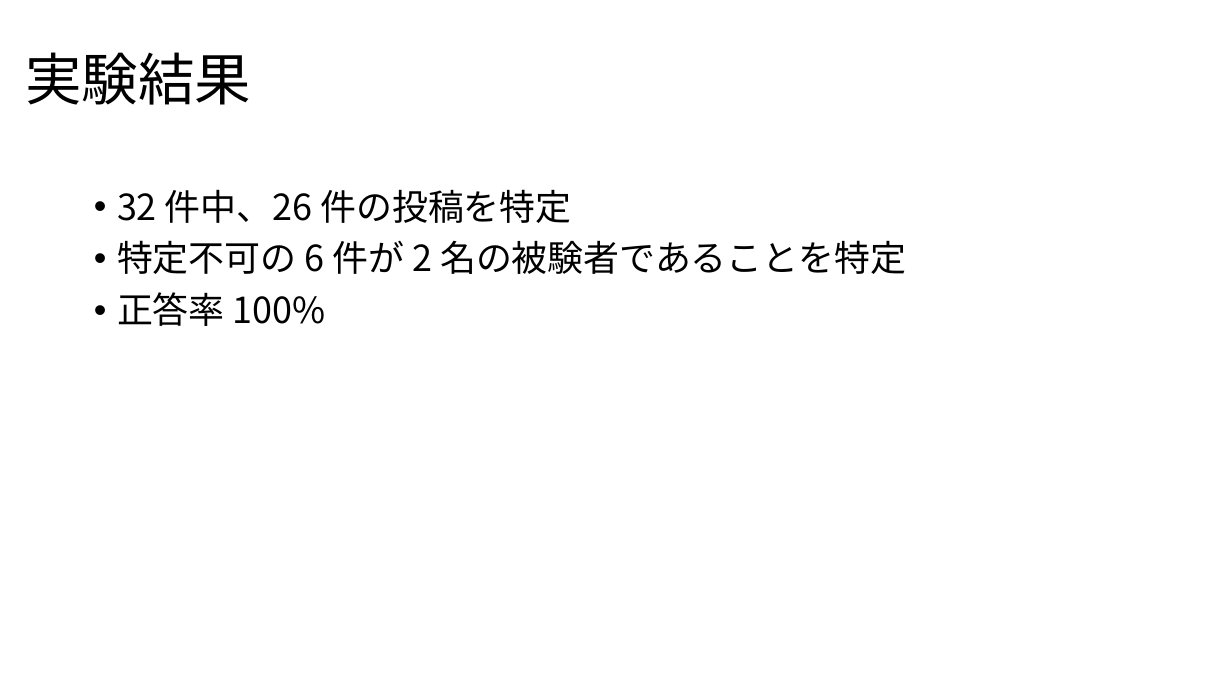
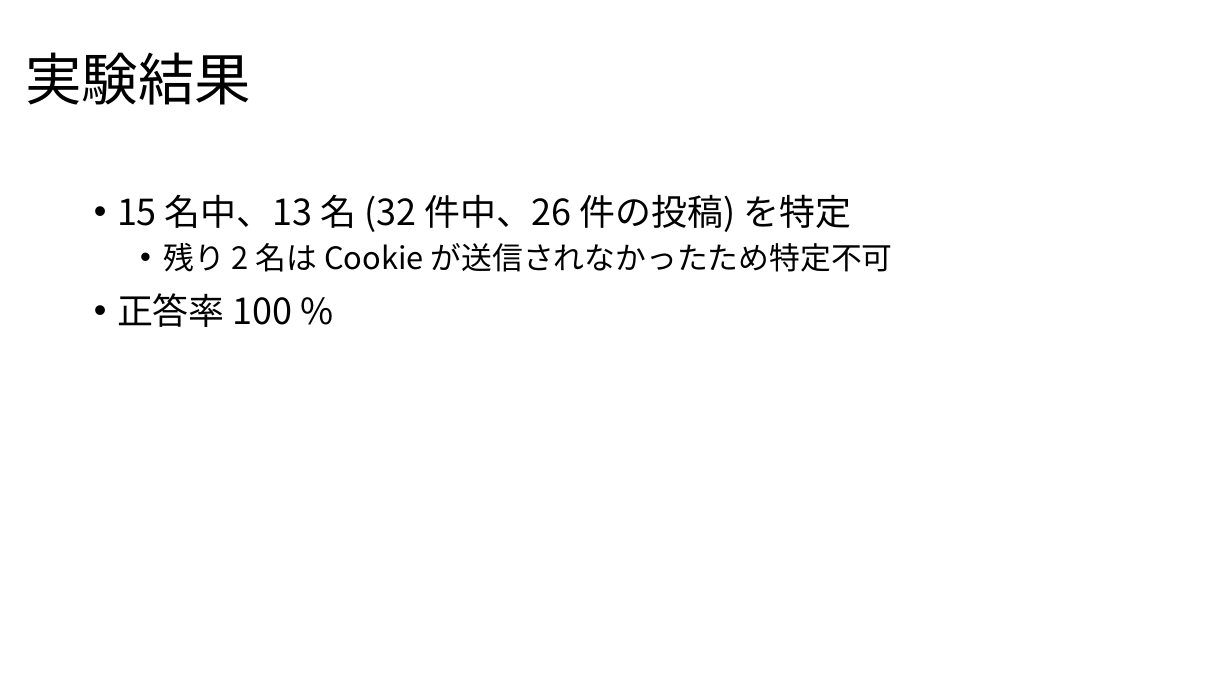
Before and after one commit to noraworld/graduation-thesis, a slide deck: slide 8 of presentation_slides.pptx (slide 7 before the commit). Drawn at 1232x693 pixels with LibreOffice and Linux fonts; fonts in the diff are those of the drawing. Boxes give left, top, right and bottom in pixels: in the first picture for what was removed or moved away, otherwise in the second. Text is boxed around its words. In the diff, an @@ line names an element or a change of style, - is before the commit and + after.

```diff
--- a/presentation_slides.pptx
+++ b/presentation_slides.pptx
@@ text at [117,194,893,327]: text changed @@
-• 32 件中、26 件の投稿を特定
-• 特定不可の 6 件が 2 名の被験者であることを特定
-• 正答率 100%
+• 15 名中、13 名 (32 件中、26 件の投稿) を特定
+  • 残り 2 名は Cookie が送信されなかったため特定不可
+• 正答率 100 %
```
Also in this commit, not shown: 5 other slides changed, 1 slide added, 3 other files.
